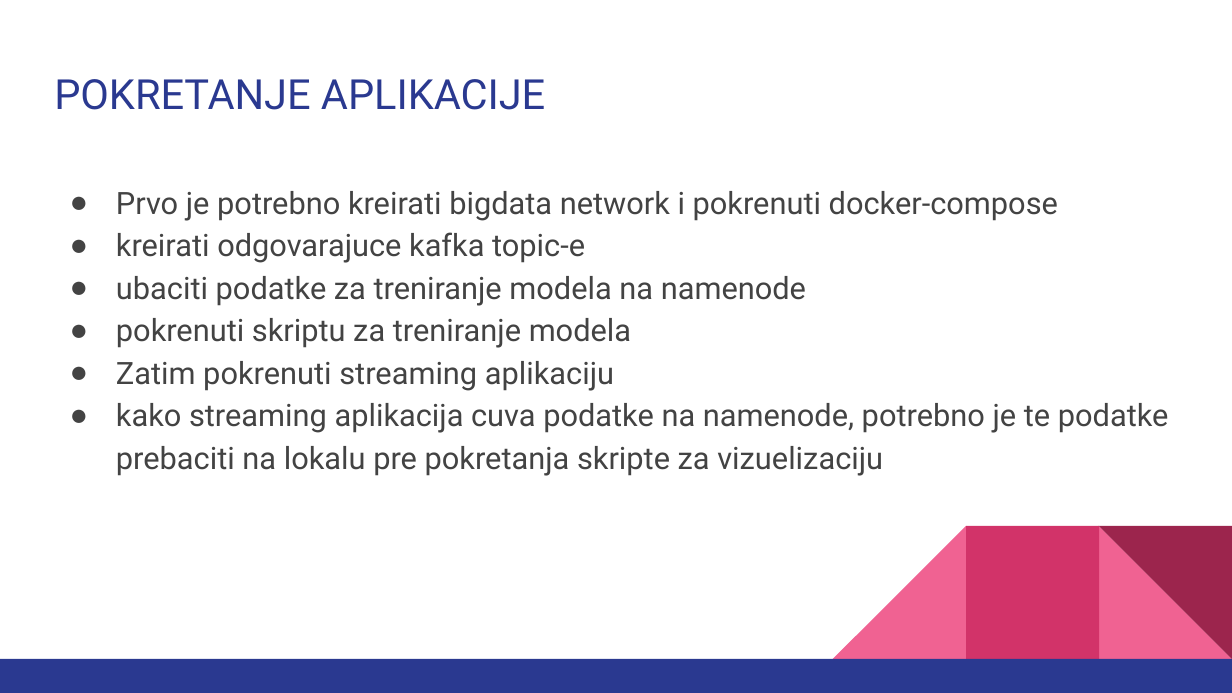
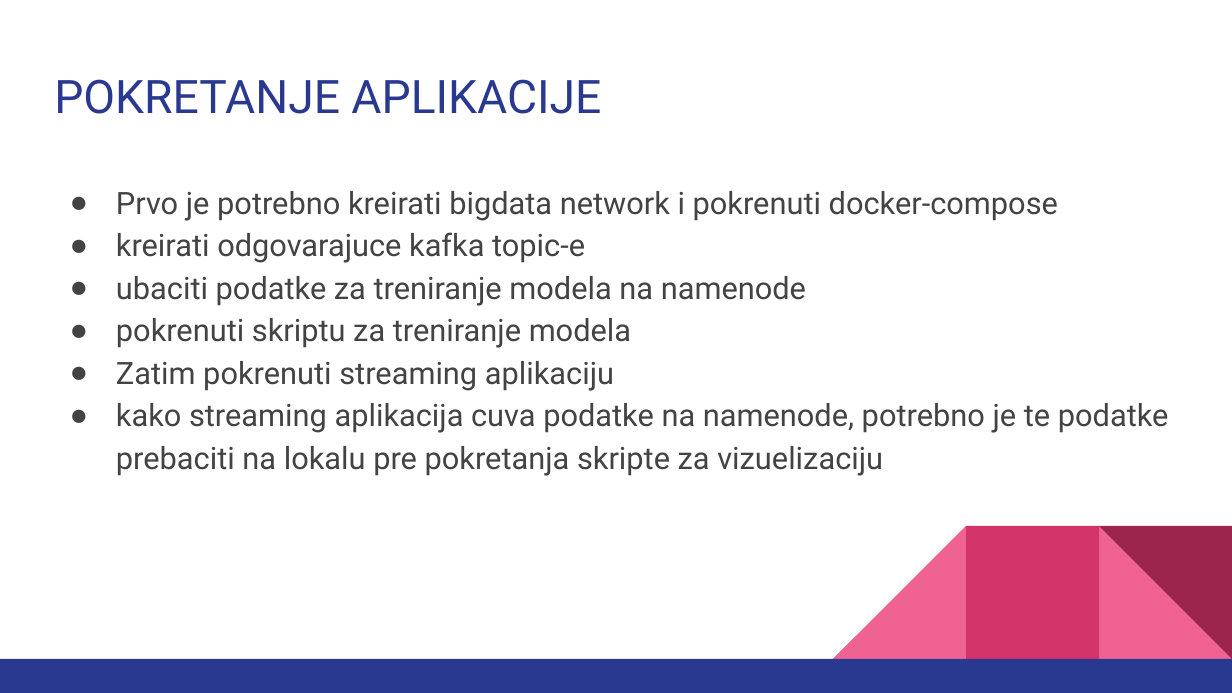
Before and after one commit to milicaj00/BigData, a slide deck: slide 16 of Projekat 3 - Big Mobility Data Analytics/Big data systems - Project 3.pptx. Drawn at 1232x693 pixels with LibreOffice and Linux fonts; fonts in the diff are those of the drawing. Boxes give left, top, right and bottom in pixels: in the first picture for what was removed or moved away, otherwise in the second. Text is boxed around its words. In the diff, an @@ line names an element or a change of style, - is before the commit and + after.

```diff
--- a/Projekat 3 - Big Mobility Data Analytics/Big data systems - Project 3.pptx
+++ b/Projekat 3 - Big Mobility Data Analytics/Big data systems - Project 3.pptx
@@ title "POKRETANJE APLIKACIJE" at (54,79,601,114): size 24.3 to 27 pt @@
```
Also in this commit, not shown: 7 other slides changed, 2 slides added, 29 other files.
